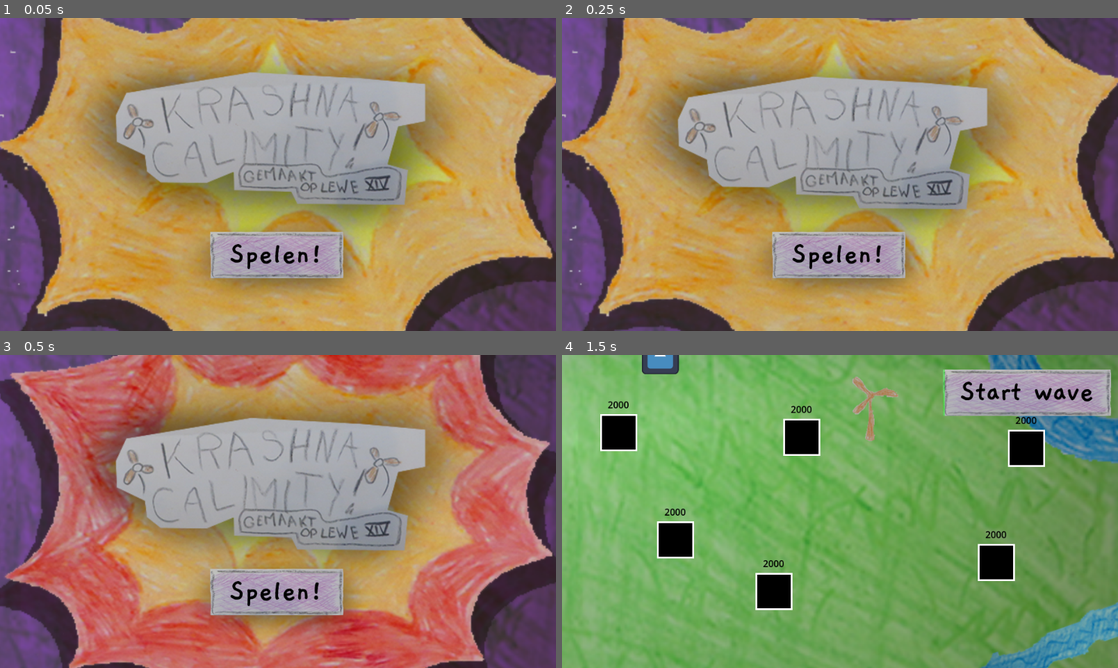
Above: before the commit, frames 1-4 (two rows, left to right).
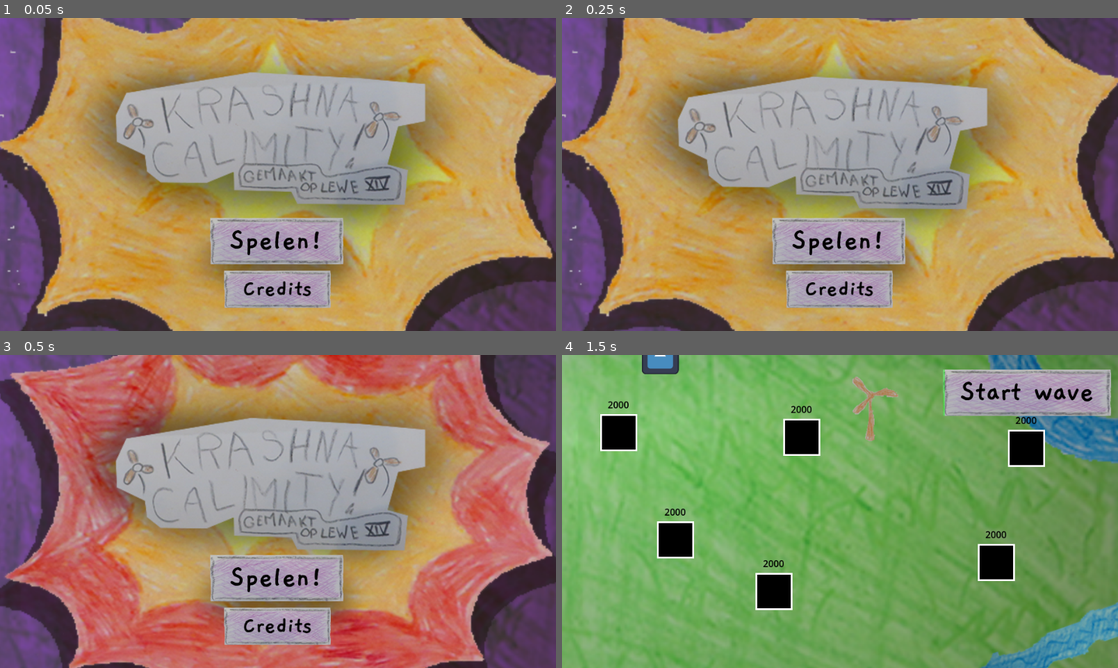
Above: after the commit, the same moments.

Repository: sjerpsthomas/lewe-game-jam
Game: Godot game, scene res://main_menu/main_menu.tscn
Same seed, same stepped clock (60 frames per second), same inputs: the game is played once before the commit and once after it. This scene is started directly instead of the project's main scene. The engine's default icon, where the game draws it, is replaced by a stand-in: a white triangle on a blue panel in a dark square.
Inputs (mouse positions are in pixels of both pictures, inside the frame that each line leads up to):
- Up to frame 1 (0.05 s): no input
- Up to frame 2 (0.25 s): no input
- Up to frame 3 (0.5 s): no input
- Up to frame 4 (1.5 s): click (840, 592) at 0.52 s; click (1029, 392) at 1.25 s

The runs differ from the first frame. In frame 1, 4.9% of the frame differs, in the area x 37-62%, y 63-93%; in frame 2, 4.9%; in frame 3, 4.9%; in frame 4, nothing differs.

Commit message:
Add credits scene

Diff:
--- /dev/null
+++ b/main_menu/credits.gd
@@ -0,0 +1,5 @@
+extends Node2D
+
+
+func _on_meuk_button_pressed() -> void:
+	get_tree().change_scene_to_file("res://main_menu/main_menu.tscn")
--- /dev/null
+++ b/main_menu/credits.tscn
@@ -0,0 +1,34 @@
+[gd_scene load_steps=4 format=3 uid="uid://bgok8d5jhktgo"]
+
+[ext_resource type="Script" path="res://main_menu/credits.gd" id="1_6o5wm"]
+[ext_resource type="Texture2D" uid="uid://4dfnvs5msrjj" path="res://sprite_maps/grass.png" id="2_04vaq"]
+[ext_resource type="PackedScene" uid="uid://crjiimdlhptc1" path="res://ui/MeukButton.tscn" id="3_pshmi"]
+
+[node name="Credits" type="Node2D"]
+script = ExtResource("1_6o5wm")
+
+[node name="Grass" type="Sprite2D" parent="."]
+modulate = Color(0.671598, 0.391291, 0.886522, 1)
+position = Vector2(479, 263)
+scale = Vector2(3.84137, 3.84137)
+texture = ExtResource("2_04vaq")
+
+[node name="MeukButton" parent="." instance=ExtResource("3_pshmi")]
+position = Vector2(17, 21)
+scale = Vector2(0.8, 0.8)
+metadata/_edit_group_ = true
+
+[node name="Button" parent="MeukButton" index="0"]
+offset_right = 410.0
+
+[node name="NinePatchRect" parent="MeukButton" index="1"]
+modulate = Color(0.87797, 0.49567, 0.233683, 1)
+offset_right = 410.0
+
+[node name="Label" parent="MeukButton" index="2"]
+offset_right = 410.0
+text = "Terug naar menu"
+
+[connection signal="pressed" from="MeukButton" to="." method="_on_meuk_button_pressed"]
+
+[editable path="MeukButton"]
--- a/main_menu/main_menu.gd
+++ b/main_menu/main_menu.gd
@@ -14,3 +14,7 @@
 # navigates to dummy world
 func _on_meuk_button_pressed() -> void:
 	get_tree().change_scene_to_file("res://world/dummy/dummy_world.tscn")
+
+
+func _on_meuk_button_2_pressed() -> void:
+	get_tree().change_scene_to_file("res://main_menu/credits.tscn")
--- a/main_menu/main_menu.tscn
+++ b/main_menu/main_menu.tscn
@@ -70,7 +70,7 @@
 texture = ExtResource("4_wcsx0")
 
 [node name="MeukButton" parent="." instance=ExtResource("3_sedhk")]
-position = Vector2(363, 369)
+position = Vector2(363, 345)
 metadata/_edit_group_ = true
 
 [node name="Button" parent="MeukButton" index="0"]
@@ -83,6 +83,23 @@
 offset_right = 230.0
 text = "Spelen!"
 
+[node name="MeukButton2" parent="." instance=ExtResource("3_sedhk")]
+position = Vector2(387, 436)
+scale = Vector2(0.8, 0.8)
+metadata/_edit_group_ = true
+
+[node name="Button" parent="MeukButton2" index="0"]
+offset_right = 230.0
+
+[node name="NinePatchRect" parent="MeukButton2" index="1"]
+offset_right = 230.0
+
+[node name="Label" parent="MeukButton2" index="2"]
+offset_right = 230.0
+text = "Credits"
+
 [connection signal="pressed" from="MeukButton" to="." method="_on_meuk_button_pressed"]
+[connection signal="pressed" from="MeukButton2" to="." method="_on_meuk_button_2_pressed"]
 
 [editable path="MeukButton"]
+[editable path="MeukButton2"]
Not shown: 1 places in world/world.tscn that only renumber resources
